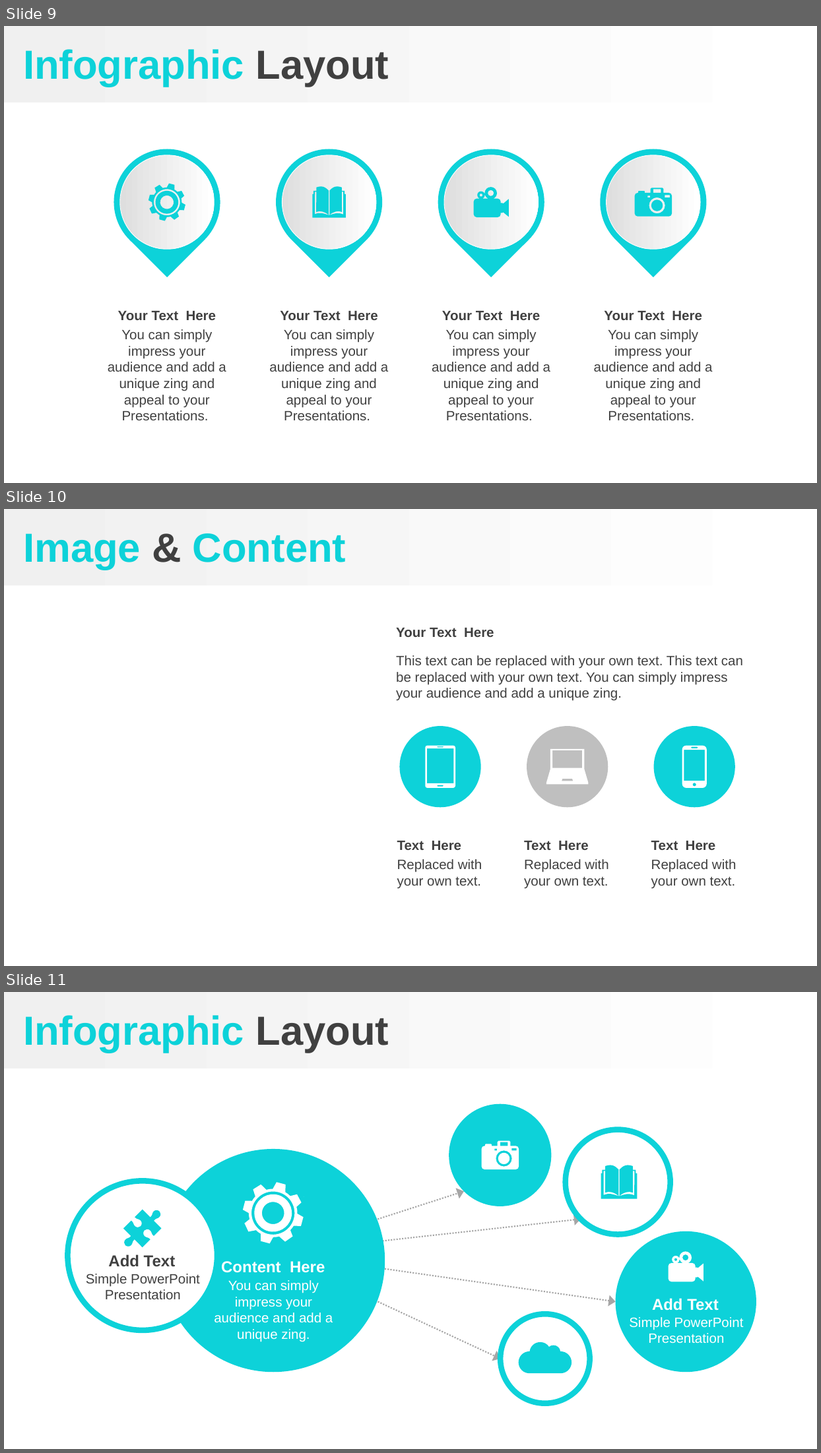
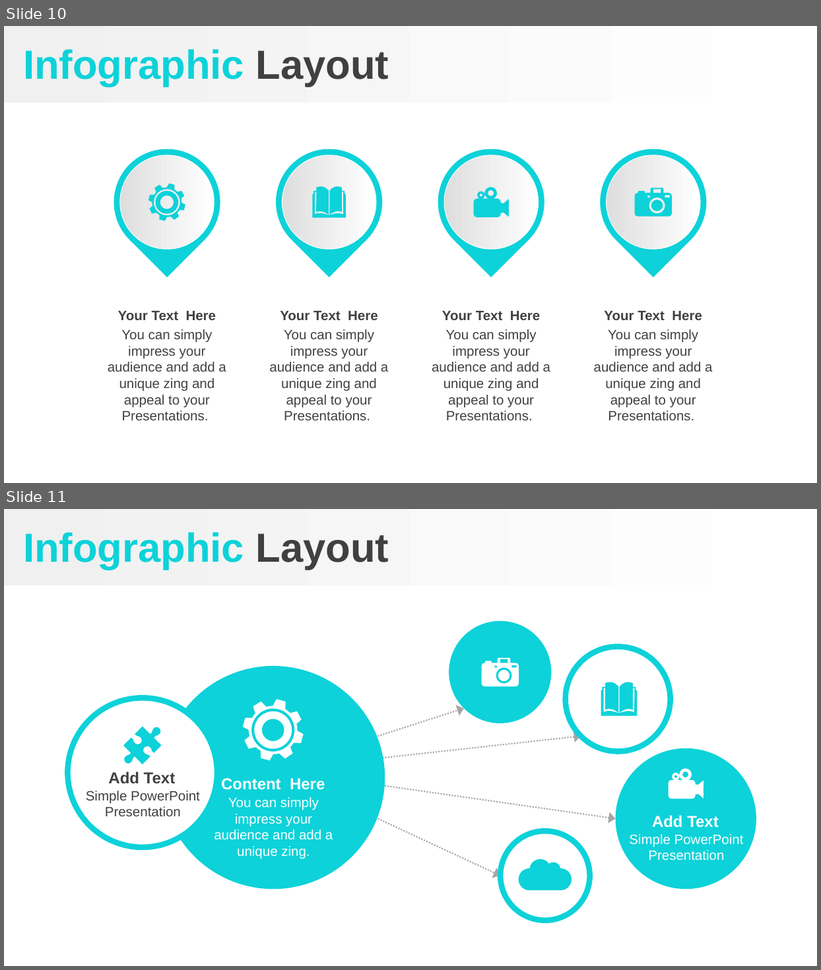
Before and after one commit to JJeroenjeroen/Ubiqum-objective-3-IoT-analysis, a slide deck: Task 2 - Visualize and Analyze Energy Data/Presentation/presentation V1.0.pptx. Shown one above the other, each under a label of ours: slides 9, 10 and 11 before the commit, slides 10 and 11 after it. The pictures are 821x1453 and 821x970 pixels, drawn with LibreOffice and Linux fonts; fonts in the diff are those of the drawing; background and template pictures are left out. Boxes give left, top, right and bottom in pixels: in the first picture for what was removed or moved away, otherwise in the second. Text is boxed around its words. In the diff, an @@ line names an element or a change of style, - is before the commit and + after.

```diff
--- a/Task 2 - Visualize and Analyze Energy Data/Presentation/presentation V1.0.pptx
+++ b/Task 2 - Visualize and Analyze Energy Data/Presentation/presentation V1.0.pptx
@@ slide 10 removed at (4,509,817,966), background #FFFFFF; not listed: 1 template element that a slide beside it also shows @@
@@ title removed at (23,533,346,570) @@
-Image & Content
@@ text removed at (396,628,494,637) @@
-Your Text Here
@@ text removed at (396,656,743,701) @@
-This text can be replaced with your own text. This text can be replaced with your own text. You can simply impress your audience and add a unique zing.
@@ ellipse removed at (400,726,481,807) @@
@@ ellipse removed at (527,726,608,807) @@
@@ ellipse removed at (653,726,735,807) @@
@@ freeform shape removed at (425,746,455,788) @@
@@ freeform shape removed at (682,746,706,788) @@
@@ freeform shape removed at (547,749,588,784) @@
@@ text removed at (397,841,462,850) @@
-Text Here
@@ text removed at (524,841,589,850) @@
-Text Here
@@ text removed at (651,841,716,850) @@
-Text Here
@@ text removed at (397,859,482,889) @@
-Replaced with your own text.
@@ text removed at (524,859,609,889) @@
-Replaced with your own text.
@@ text removed at (651,859,736,889) @@
-Replaced with your own text.
@@ what was slide 9 is now slide 10 @@
```
Also in this commit, not shown: 3 slides changed, 1 slide added, 8 other files.
